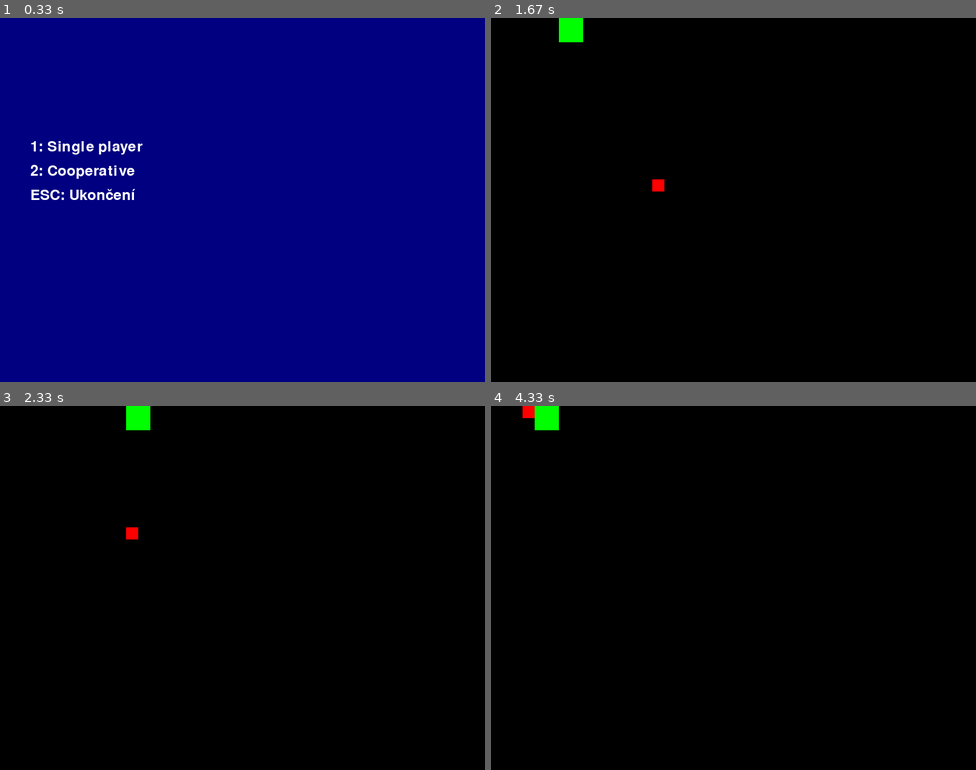
Above: before the commit, frames 1-4 (two rows, left to right).
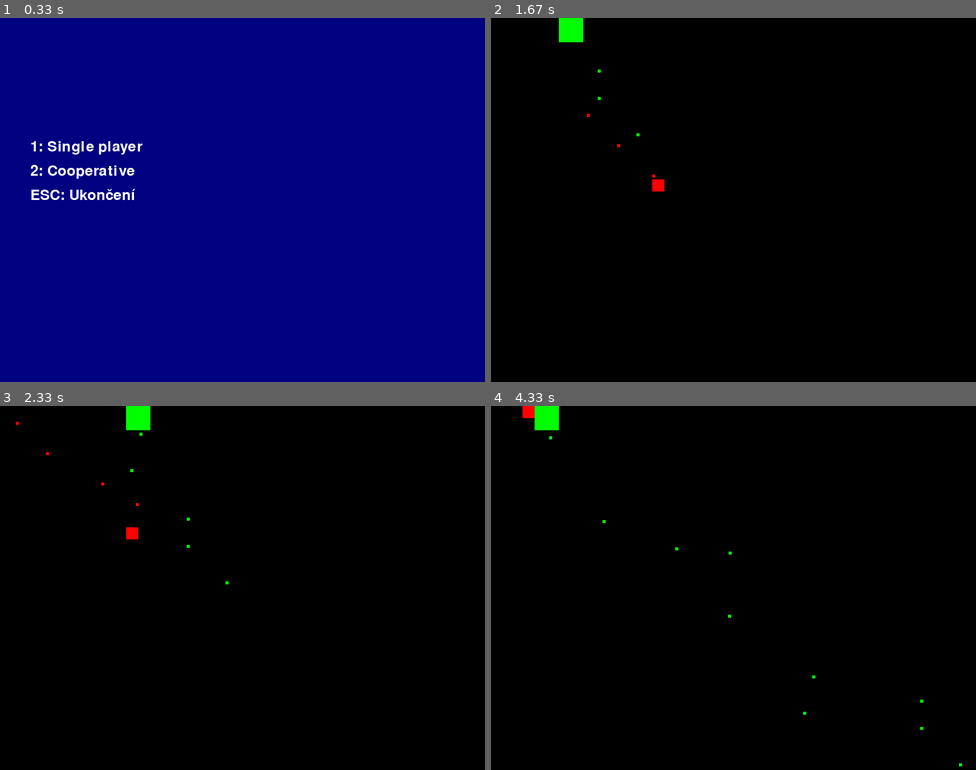
Above: after the commit, the same moments.

Repository: dracek/uuPyGame
Game: pygame game, started from main.py
The game is run twice, just before and just after one commit, with the same random seed, the same clock (stepped at 60 frames per second) and the same inputs.
Inputs:
- Up to frame 1 (0.33 s): no input
- Up to frame 2 (1.67 s): tap 1 at 0.33 s; tap Space at 0.67, 1.07, 1.37, 1.57 s; hold D 1-1.47 s; hold W from 1.5 s (still down)
- Up to frame 3 (2.33 s): release W at 1.8 s; hold D 1.83-2.3 s; tap Space at 1.9, 2.2 s
- Up to frame 4 (4.33 s): hold A 2.33-2.87 s; tap Space at 2.4, 2.7, 2.97, 3.3, 3.6, 3.73, 4.13 s; hold S 2.9-3.2 s; hold A 3.23-3.63 s; hold W 3.67-4.03 s; hold D from 4.07 s (still down)

Frame 1 is identical in both runs. In frame 2, less than 0.1% of the frame differs, in the area x 19-34%, y 14-44%; in frame 3, less than 0.1%; in frame 4, less than 0.1%, in the area x 12-98%, y 8-99%.

Commit message:
Bullet new (#8)

Diff:
--- /dev/null
+++ b/bullet.py
@@ -0,0 +1,23 @@
+import pygame
+import math
+from config import SCREEN_WIDTH, SCREEN_HEIGHT, BULLET_SIZE, BULLET_SPEED
+
+
+class Bullet:
+    def __init__(self, x, y, target_x, target_y,color=(0, 0, 0)):
+        self.rect = pygame.Rect(x, y, BULLET_SIZE, BULLET_SIZE)
+        angle = math.atan2(target_y - y, target_x - x)
+        self.dx = math.cos(angle) * BULLET_SPEED
+        self.dy = math.sin(angle) * BULLET_SPEED
+        self.color = color
+
+    def update(self):
+        self.rect.x += self.dx
+        self.rect.y += self.dy
+
+    def draw(self, screen):
+        pygame.draw.rect(screen,self.color, self.rect)
+
+    def is_off_screen(self):
+        return (self.rect.x < 0 or self.rect.x > SCREEN_WIDTH or
+                self.rect.y < 0 or self.rect.y > SCREEN_HEIGHT)
--- a/config.py
+++ b/config.py
@@ -12,3 +12,6 @@
 GAME_FPS = 50
 CLIENT_REFRESH_COEF = 1
 INFO_TIMER = 1
+
+BULLET_SPEED = 5
+BULLET_SIZE = 5
--- a/enums.py
+++ b/enums.py
@@ -14,6 +14,7 @@
     DOWN = auto()
     LEFT = auto()
     RIGHT = auto()
+    SHOOT = auto()
 
 class Facing(StrEnum):
     """Directions enum"""
@@ -21,3 +22,4 @@
     DOWN = auto()
     LEFT = auto()
     RIGHT = auto()
+    SHOOT = auto()
--- a/game.py
+++ b/game.py
@@ -1,9 +1,9 @@
 """Game module"""
-
-import uuid
 
 import pygame
 
+from bullet import Bullet
+from enums import KeyType
 from inputs import InputManager, PLAYER_KEYMAPS
 from player import Player
 from npc import NPC
@@ -24,9 +24,25 @@
         self.players = {}
         self.npcs = []                    # todo DICT by id????
 
-    def short_uid(self, length=8):
-        """Helper uid function"""
-        return uuid.uuid4().hex[:length]
+        self.bullets = []
+        self.player_bullets = []
+        self.npc_bullets = []
+
+        self.npc_last_shot_times = {}
+        self.npc_shoot_cooldown = 500
+
+    def try_npc_shoot(self, npc):
+        now = pygame.time.get_ticks()
+        npc_id = id(npc)
+        last_shot = self.npc_last_shot_times.get(npc_id, 0)
+        if now - last_shot >= self.npc_shoot_cooldown:
+            target = npc.get_shot_target(self.players.values())
+            if target:
+                bullet = Bullet(npc.rect.centerx, npc.rect.centery,
+                                target.rect.centerx, target.rect.centery,
+                                color=(255, 0, 0))
+                self.npc_bullets.append(bullet)
+                self.npc_last_shot_times[npc_id] = now
 
     def handle_events(self):
         """Handles events and interruptions"""
@@ -44,7 +60,16 @@
         """Handles players updates"""
 
         for player in self.players.values():
-            player.update(inputs = self.input_manager.get_inputs(player.uid), **kwargs)
+
+            inputs = self.input_manager.get_inputs(player.uid)
+
+            player.update(inputs = inputs, **kwargs)
+
+            if KeyType.SHOOT.name in inputs:
+                bullet = player.shoot(self.npcs)
+                if bullet is not None:
+                    self.player_bullets.append(bullet)
+
             self.input_manager.clear_inputs(player.uid)
 
 
@@ -53,6 +78,7 @@
 
         for npc in self.npcs:
             npc.update(players = self.players, **kwargs)
+            self.try_npc_shoot(npc)
 
 
     def render_all(self):
@@ -65,6 +91,20 @@
         for npc in self.npcs:
             npc.draw(self.screen)
 
+        for bullet in self.player_bullets:
+            bullet.draw(self.screen)
+
+        for bullet in self.npc_bullets:
+            bullet.draw(self.screen)
+
+    def update_bullets(self):
+        """Update bullets position"""
+        for bullet_list in [self.player_bullets, self.npc_bullets]:
+            for bullet in bullet_list[:]:
+                bullet.update()
+                if bullet.is_off_screen():
+                    bullet_list.remove(bullet)
+
 
     def run(self):
         """Running loop"""
@@ -74,6 +114,7 @@
 
             self.update_players()
             self.update_npcs()
+            self.update_bullets()
 
             self.render_all()
             pygame.display.flip()
@@ -132,6 +173,7 @@
 
         self.npcs.append(NPC(400, 400))
 
+
     def handle_key_events(self):
         """Handles key presses"""
 
--- a/inputs.py
+++ b/inputs.py
@@ -9,12 +9,14 @@
         pygame.K_s: KeyType.DOWN.name,
         pygame.K_a: KeyType.LEFT.name,
         pygame.K_d: KeyType.RIGHT.name,
+        pygame.K_SPACE: KeyType.SHOOT.name
     },
     "arrows": {
         pygame.K_UP: KeyType.UP.name,
         pygame.K_DOWN: KeyType.DOWN.name,
         pygame.K_LEFT: KeyType.LEFT.name,
         pygame.K_RIGHT: KeyType.RIGHT.name,
+        pygame.K_RETURN: KeyType.SHOOT.name
     }
 }
 
--- a/npc.py
+++ b/npc.py
@@ -1,10 +1,8 @@
 """NPC module"""
 import math
-
 import pygame
 
 from config import NPC_SPEED
-
 
 class NPC:
     """NPC common class"""
@@ -13,7 +11,6 @@
 
     def update(self, **kwargs):
         """Updates self position according to players"""
-
         nearest_player = self.find_closest_player(self, kwargs["players"].values())
 
 
@@ -25,6 +22,15 @@
             self.rect.y += NPC_SPEED
         elif self.rect.y > nearest_player.rect.y:
             self.rect.y -= NPC_SPEED
+
+    def get_shot_target(self, players):
+        return self.find_closest_player(self, players)
+
+   # def shoot(self, target):
+   #     bullet = Bullet(self.rect.centerx, self.rect.centery,
+   #                     target.rect.centerx, target.rect.centery,
+   #                     color=(255, 0, 0))
+   #     self.bullets.append(bullet)
 
     def draw(self, screen):
         """Draws itself"""
--- a/player.py
+++ b/player.py
@@ -4,6 +4,7 @@
 
 from config import PLAYER_WIDTH, PLAYER_HEIGHT, PLAYER_SPEED, SCREEN_WIDTH, SCREEN_HEIGHT
 from enums import KeyType, Facing
+from bullet import Bullet
 
 movement_keys = {KeyType.LEFT.name, KeyType.RIGHT.name, KeyType.UP.name, KeyType.DOWN.name}
 
@@ -18,6 +19,10 @@
         self.speed = PLAYER_SPEED
         self.is_moving = False
         self.facing = Facing.RIGHT
+
+        self.shoot_cooldown = 250
+        self.last_shot_time = pygame.time.get_ticks()
+
 
     def set_coords(self, x, y):
         """Coords setter"""
@@ -48,12 +53,27 @@
             self.rect.x += self.speed
             self.facing = Facing.RIGHT
 
-        # overflow corrections - todo možná udělat přes kolize!
+        # overflow corrections - todo možná udělat přes kolize s okrajem!
         self.rect.x = max(self.rect.x, 0)
         self.rect.y = max(self.rect.y, 0)
         self.rect.x = min(self.rect.x, SCREEN_WIDTH - PLAYER_WIDTH)
         self.rect.y = min(self.rect.y, SCREEN_HEIGHT - PLAYER_HEIGHT)
 
+
+    def shoot(self, npcs):
+        """Try to shoot, does not fire in cooldown"""
+
+        now = pygame.time.get_ticks()
+
+        if now - self.last_shot_time >= self.shoot_cooldown:
+
+            #if target_pos is None:# todo targetting here.
+            target_pos = (400, 300)
+
+            bullet = Bullet(self.rect.centerx, self.rect.centery, *target_pos, color=self.color)
+            self.last_shot_time = now
+            return bullet
+
     def draw(self, screen):
         """Draws itself"""
         pygame.draw.rect(screen, self.color, self.rect)
